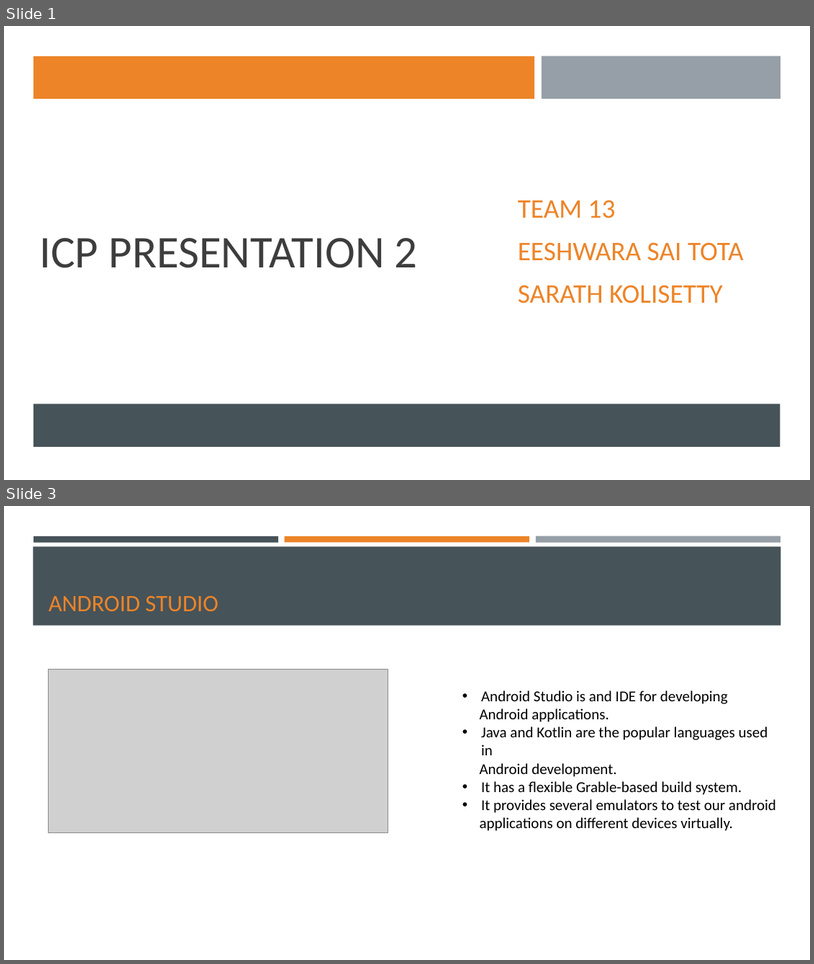
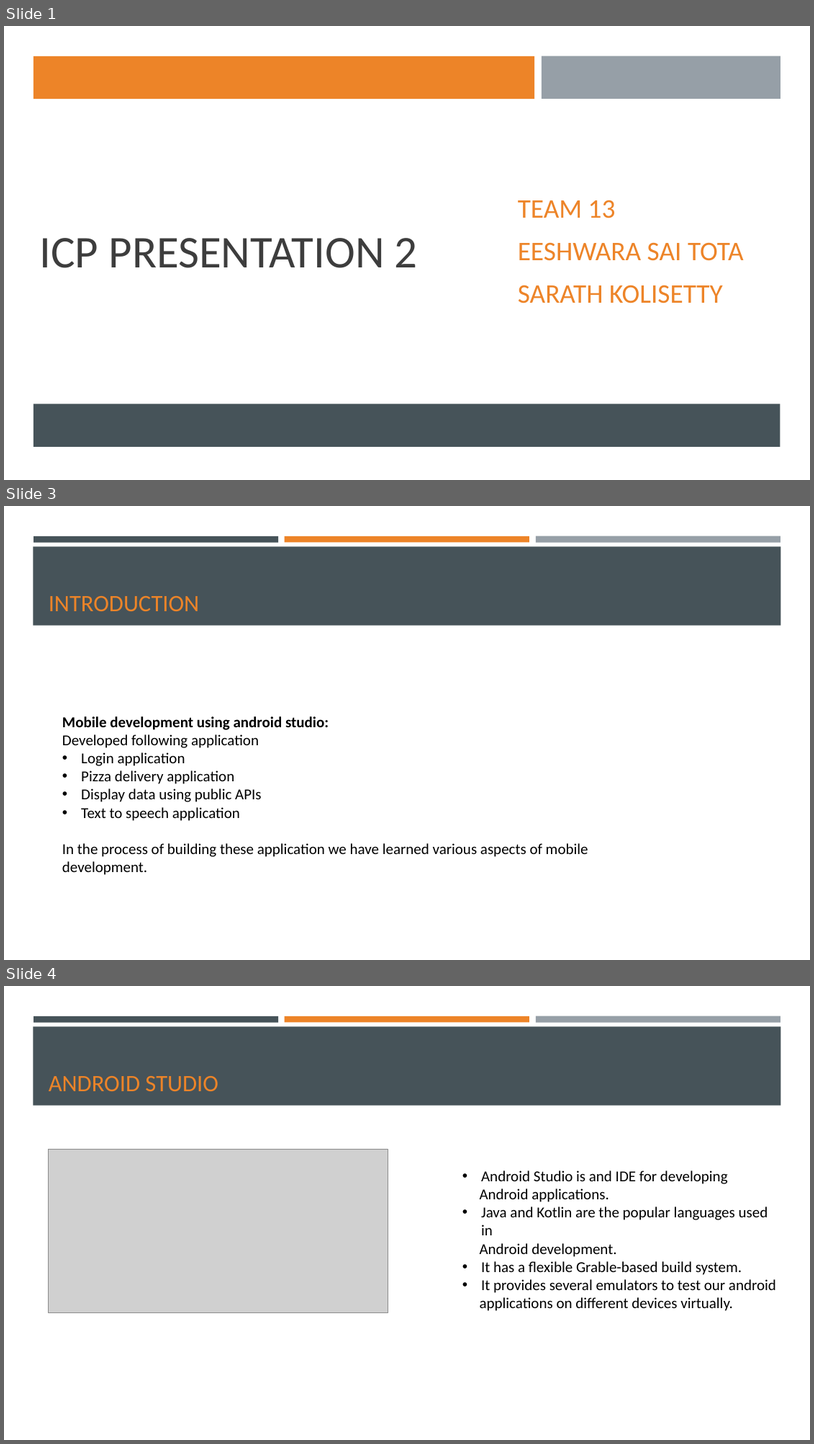
Before and after one commit to SaiKicks/WebMobile-Spring2022, a slide deck: mobile/ICP-presentation/ICP-Presentation-2.pptx. Shown one above the other, each under a label of ours: slides 1 and 3 before the commit, slides 1, 3 and 4 after it; the slides between them are not shown. The pictures are 814x964 and 814x1444 pixels, drawn with LibreOffice and Linux fonts; fonts in the diff are those of the drawing; grey boxes stand for pictures. Boxes give left, top, right and bottom in pixels: in the first picture for what was removed or moved away, otherwise in the second. Text is boxed around its words. In the diff, an @@ line names an element or a change of style, - is before the commit and + after.

```diff
--- a/mobile/ICP-presentation/ICP-Presentation-2.pptx
+++ b/mobile/ICP-presentation/ICP-Presentation-2.pptx
@@ slide 3 added at box(4, 506, 810, 960), background #FFFFFF; not listed: 4 template elements that a slide beside it also shows @@
@@ title added at box(49, 596, 200, 611), 28 pt, text #ED8428 @@
+INTRODUCTION
@@ text added at box(62, 716, 589, 857), 18 pt, text #000000 @@
+Mobile development using android studio:
+Developed following application
+• Login application
+• Pizza delivery application
+• Display data using public APIs
+• Text to speech application
+In the process of building these application we have learned various aspects of mobile development.
@@ what was slide 3 is now slide 4 @@
```
Also in this commit, not shown: 1 slide changed, 1 other slide added, 2 other files.
